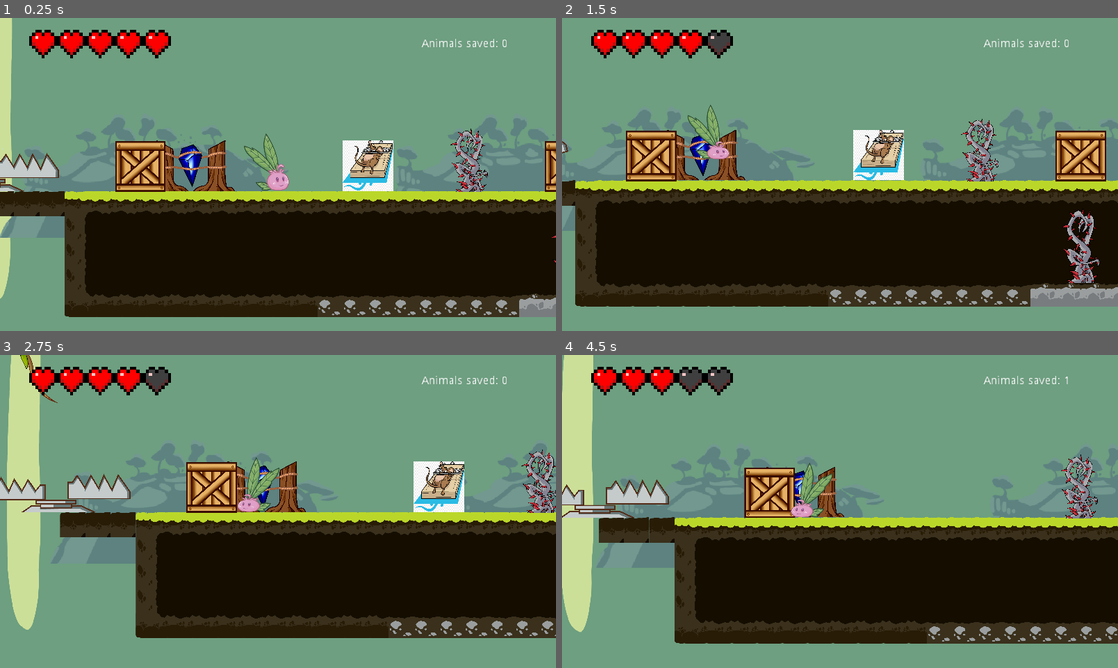
Above: before the commit, frames 1-4 (two rows, left to right).
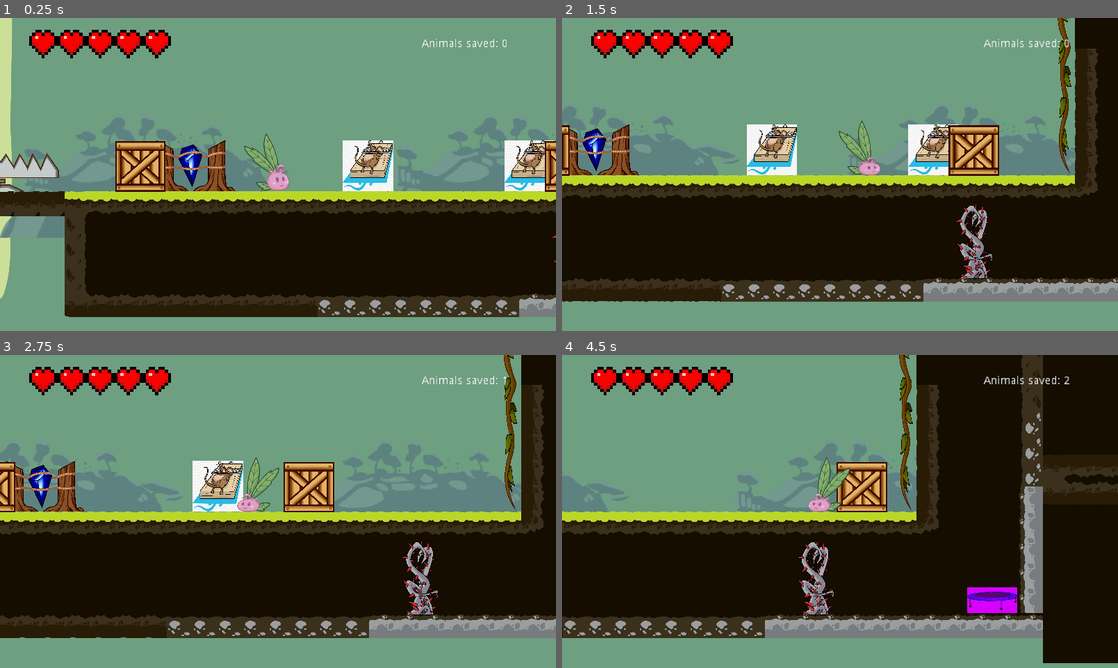
Above: after the commit, the same moments.

Repository: DamianKoch1/OnionsAdventure
Game: Godot game, scene res://Levels/Prototype 0.tscn
Two runs of this game, one before a commit and one after it. Both use one fixed random seed, a clock stepped at 60 frames per second and the inputs below. This scene is started directly instead of the project's main scene.
Inputs:
- Up to frame 1 (0.25 s): no input
- Up to frame 2 (1.5 s): hold Right (ui_right) from 0.53 s (still down); tap E (push) at 0.6, 1.35 s; tap Space (jump) at 0.77 s
- Up to frame 3 (2.75 s): tap Space (jump) at 1.52 s; release Right (ui_right) at 2.03 s; hold Left (ui_left) from 2.03 s (still down); tap E (push) at 2.1 s
- Up to frame 4 (4.5 s): release Left (ui_left) at 2.78 s; hold Right (ui_right) 2.78-4.28 s; tap E (push) at 2.85, 3.6, 4.35 s; tap Space (jump) at 3.02, 3.77 s; hold Left (ui_left) from 4.28 s (still down)

The runs differ from the first frame. In frame 1, 1.8% of the frame differs, in the area x 81-100%, y 35-56%; in frame 2, 30%; in frame 3, 31%; in frame 4, 51%, in the area x 0-100%, y 0-99%.

Commit message:
finished saving/loading function can now save and load correct checkpoint position, place player at it and remove already "collected" trapped npcs

Diff:
--- a/Levels/Level 2.tscn
+++ b/Levels/Level 2.tscn
@@ -61,8 +61,6 @@
 position = Vector2( -228.585, 52.7896 )
 
 [node name="Level specific" type="Node" parent="." index="5"]
-
-editor/display_folded = true
 
 [node name="moving Platform" parent="Level specific" index="0" instance=ExtResource( 2 )]
 
--- a/Levels/Prototype 0.tscn
+++ b/Levels/Prototype 0.tscn
@@ -243,24 +243,7 @@
 position = Vector2( -97.7994, 240.296 )
 scale = Vector2( 0.5, 0.5 )
 
-[node name="Sprite" parent="." index="20" instance=ExtResource( 14 )]
-
-editor/display_folded = true
-position = Vector2( 512, 216.91 )
-scale = Vector2( 0.0289622, 0.0262167 )
-texture = ExtResource( 15 )
-
-[node name="CollisionShape2D" parent="Sprite/Collider" index="0"]
-
-position = Vector2( 0, 202.021 )
-scale = Vector2( 1, 1.17768 )
-
-[node name="CollisionShape2D" parent="Sprite/Trigger" index="0"]
-
-position = Vector2( -5.89149, 40.4562 )
-scale = Vector2( 0.10767, 0.149532 )
-
-[node name="Sprite2" parent="." index="21" instance=ExtResource( 14 )]
+[node name="Sprite2" parent="." index="20" instance=ExtResource( 14 )]
 
 editor/display_folded = true
 position = Vector2( 639.613, 338.115 )
@@ -277,13 +260,13 @@
 position = Vector2( 17.2571, 80.7451 )
 scale = Vector2( 0.111448, 0.15888 )
 
-[node name="Enemy5" parent="." index="22" instance=ExtResource( 16 )]
+[node name="Enemy5" parent="." index="21" instance=ExtResource( 16 )]
 
 editor/display_folded = true
 position = Vector2( 2727.24, -183.48 )
 pathLooped = false
 
-[node name="Enemy2" parent="." index="23" instance=ExtResource( 16 )]
+[node name="Enemy2" parent="." index="22" instance=ExtResource( 16 )]
 
 editor/display_folded = true
 position = Vector2( 1475.24, -38.1696 )
@@ -293,7 +276,7 @@
 
 curve = SubResource( 1 )
 
-[node name="FollowingEnemy" parent="." index="24" instance=ExtResource( 17 )]
+[node name="FollowingEnemy" parent="." index="23" instance=ExtResource( 17 )]
 
 editor/display_folded = true
 position = Vector2( 2905.98, -38.2072 )
@@ -306,9 +289,13 @@
 
 editor/display_folded = false
 
-[node name="trappedNPC" parent="." index="25" instance=ExtResource( 18 )]
+[node name="trappedNPC" parent="." index="24" instance=ExtResource( 18 )]
 
 position = Vector2( 384, 224 )
+
+[node name="trappedNPC2" parent="." index="25" instance=ExtResource( 18 )]
+
+position = Vector2( 588.912, 224 )
 
 [node name="Camera" parent="." index="26" instance=ExtResource( 19 )]
 
@@ -685,7 +672,6 @@
 [editable path="EarthStone"]
 [editable path="EarthStone2"]
 [editable path="EarthStone3"]
-[editable path="Sprite"]
 [editable path="Sprite2"]
 [editable path="Enemy2"]
 [editable path="FollowingEnemy"]
--- a/Menus/MainMenu/MainMenu.gd
+++ b/Menus/MainMenu/MainMenu.gd
@@ -5,9 +5,8 @@
 
 func _ready():
 	levelSelectorPath = levelSelector.resource_path
-	$YesNoOverlay/NoButton.connect("pressed", self, "noPressed")
-	$YesNoOverlay/YesButton.connect("pressed", self, "yesPressed")
-	$YesNoOverlay.hide()
+	$YesNoOverlayQuit.connect("yesPressed", self, "quit")
+	$YesNoOverlayQuit.hide()
 	global.diff = global.normal
 
 
@@ -16,7 +15,8 @@
 
 
 func _on_ContinueButton_pressed():
-	pass # replace with function body
+	SaveGame.loadGame()
+	SaveGame.loadPlayerState = true
 
 
 func _on_ConceptArtButton_pressed():
@@ -36,10 +36,7 @@
 
 
 func _on_OptionsButton_pressed():
-	pass # replace with function body
+	$OptionsOverlay.show()
 
-func yesPressed():
+func quit():
 	get_tree().quit()
-
-func noPressed():
-	$YesNoOverlay.hide()
--- a/Menus/MainMenu/MainMenu.tscn
+++ b/Menus/MainMenu/MainMenu.tscn
@@ -1,53 +1,9 @@
 [gd_scene load_steps=7 format=2]
 
-[ext_resource path="res://Menus/LevelSelector/LevelSelector.tscn" type="PackedScene" id=1]
-[ext_resource path="res://Menus/YesNoOverlay/YesNoOverlay.tscn" type="PackedScene" id=2]
-[ext_resource path="res://Menus/OptionsOverlay/OptionsOverlay.tscn" type="PackedScene" id=3]
-
-[sub_resource type="GDScript" id=1]
-
-script/source = "extends Container
-
-export(PackedScene) var levelSelector
-onready var levelSelectorPath = levelSelector.resource_path
-
-
-func _ready():
-	$YesNoOverlayQuit.connect(\"yesPressed\", self, \"quit\")
-	global.diff = global.normal
-
-
-func _on_NewGameButton_pressed():
-	pass # replace with function body
-
-
-func _on_ContinueButton_pressed():
-	SaveGame.loadGame()
-
-
-func _on_ConceptArtButton_pressed():
-	pass # replace with function body
-
-
-func _on_CreditsButton_pressed():
-	pass # replace with function body
-
-
-func _on_LevelSelectionButton_pressed():
-	get_tree().change_scene(levelSelectorPath)
-
-
-func _on_QuitButton_pressed():
-	$YesNoOverlayQuit.show()
-
-
-func _on_OptionsButton_pressed():
-	$OptionsOverlay.show()
-
-func quit():
-	get_tree().quit()
-
-"
+[ext_resource path="res://Menus/MainMenu/MainMenu.gd" type="Script" id=1]
+[ext_resource path="res://Menus/LevelSelector/LevelSelector.tscn" type="PackedScene" id=2]
+[ext_resource path="res://Menus/YesNoOverlay/YesNoOverlay.tscn" type="PackedScene" id=3]
+[ext_resource path="res://Menus/OptionsOverlay/OptionsOverlay.tscn" type="PackedScene" id=4]
 
 [sub_resource type="Gradient" id=2]
 
@@ -77,9 +33,9 @@
 mouse_default_cursor_shape = 0
 size_flags_horizontal = 1
 size_flags_vertical = 1
-script = SubResource( 1 )
+script = ExtResource( 1 )
 _sections_unfolded = [ "Pause" ]
-levelSelector = ExtResource( 1 )
+levelSelector = ExtResource( 2 )
 
 [node name="Background" type="TextureRect" parent="." index="0"]
 
@@ -180,7 +136,7 @@
 enabled_focus_mode = 2
 shortcut = null
 group = null
-text = "Continue (wip)"
+text = "Continue"
 flat = false
 align = 1
 _sections_unfolded = [ "Textures" ]
--- a/Menus/OptionsOverlay/OptionsOverlay.gd
+++ b/Menus/OptionsOverlay/OptionsOverlay.gd
@@ -8,13 +8,7 @@
 export var hardDescription = "insert description for hard"
 
 func _ready():
-	match global.diff:
-		global.easy:
-			diffSlider.value = 0
-		global.normal:
-			diffSlider.value = 1
-		global.hard:
-			diffSlider.value = 2
+	diffSlider.value = global.diff
 	setDiffDescr()
 	hide()
 
--- a/Objects/interactable NPCs/TrappedNPC/TrappedNPC.gd
+++ b/Objects/interactable NPCs/TrappedNPC/TrappedNPC.gd
@@ -1,4 +1,12 @@
 extends Node2D
+
+var collected = false
+var savePath = "user://collectibleSave.cfg"
+var saveFile
+
+func _ready():
+	saveFile = ConfigFile.new()
+	checkCollected()
 
 #delete self and increase counter if player presses button in area
 func _on_Area2D_body_entered(body):
@@ -6,4 +14,16 @@
 		if Input.is_action_just_pressed("push"):
 			global.player.NPCsavedCount += 1
 			global.player.emit_signal("NPCsaved")
+			collected = true
+			saveCollected()
 			queue_free()
+
+func saveCollected():
+	saveFile.set_value(str(global.currLevelId,name), "collected", collected)
+	saveFile.save(savePath)
+
+func checkCollected():
+	saveFile.load(savePath)
+	collected = saveFile.get_value(str(global.currLevelId,name), "collected")
+	if collected == true:
+		queue_free()
--- a/Objects/interactable NPCs/TrappedNPC/TrappedNPC.tscn
+++ b/Objects/interactable NPCs/TrappedNPC/TrappedNPC.tscn
@@ -8,7 +8,7 @@
 custom_solver_bias = 0.0
 extents = Vector2( 64, 64 )
 
-[node name="trappedNPC" type="Node2D" index="0"]
+[node name="trappedNPC" type="Node2D"]
 
 script = ExtResource( 1 )
 
--- a/Player/Player.gd
+++ b/Player/Player.gd
@@ -50,6 +50,11 @@
 	else:
 		health = normalHealth
 	global.currLevelId = int(get_parent().name)
+	if SaveGame.loadPlayerState == true:
+		SaveGame.loadPlayerState = false
+		NPCsavedCount = SaveGame.NPCsavedCount
+		position.x = SaveGame.playerPosX
+		position.y = SaveGame.playerPosY
 
 func _physics_process(delta):
 	if state != dead:
--- a/SaveGame.gd
+++ b/SaveGame.gd
@@ -1,12 +1,18 @@
 extends Node
 
-var savePath
+var savePath = "user://save.cfg"
 var saveFile
 
 var latestCheckpoint
 
+var loadPlayerState = false
+var NPCsavedCount
+var playerPosX
+var playerPosY
+
+
+
 func _ready():
-	savePath = "user://save.cfg"
 	saveFile = ConfigFile.new()
 
 
@@ -24,6 +30,6 @@
 	global.diff = saveFile.get_value("SaveState", "difficulty")
 	var path = "Levels/Level " + str(levelToLoadId) + ".tscn"
 	get_tree().change_scene(path)
-	#global.player.NPCsavedCount = saveFile.get_value("Save state", "NPCs saved")
-	#global.player.position.x = saveFile.get_value("Save state", "spawnPosX")
-	#global.player.position.y= saveFile.get_value("Save state", "spawnPosY")
+	NPCsavedCount = saveFile.get_value("SaveState", "NPCsSaved")
+	playerPosX = saveFile.get_value("SaveState", "spawnPosX")
+	playerPosY = saveFile.get_value("SaveState", "spawnPosY")
Not shown: 1 places in Menus/MainMenu/MainMenu.tscn that only renumber resources
